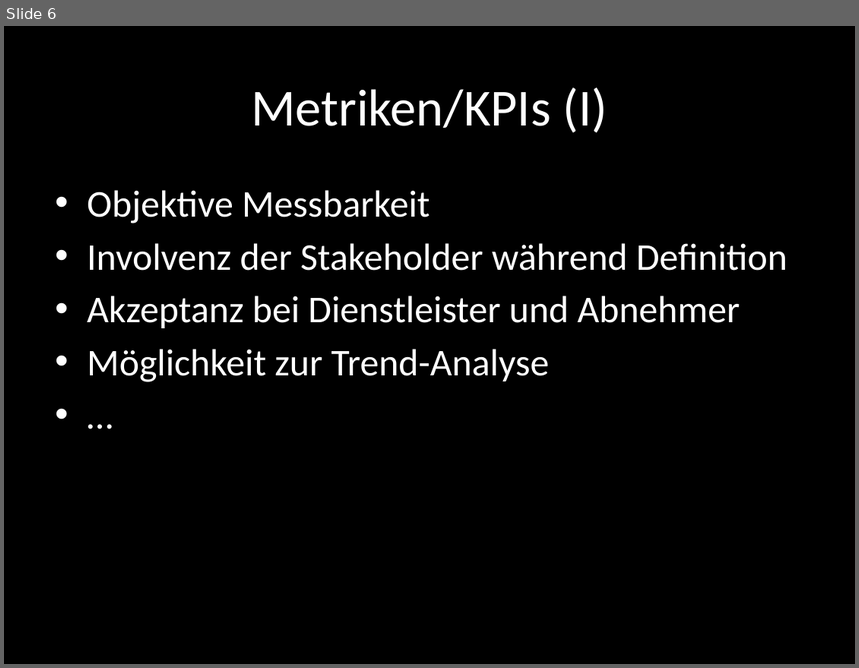
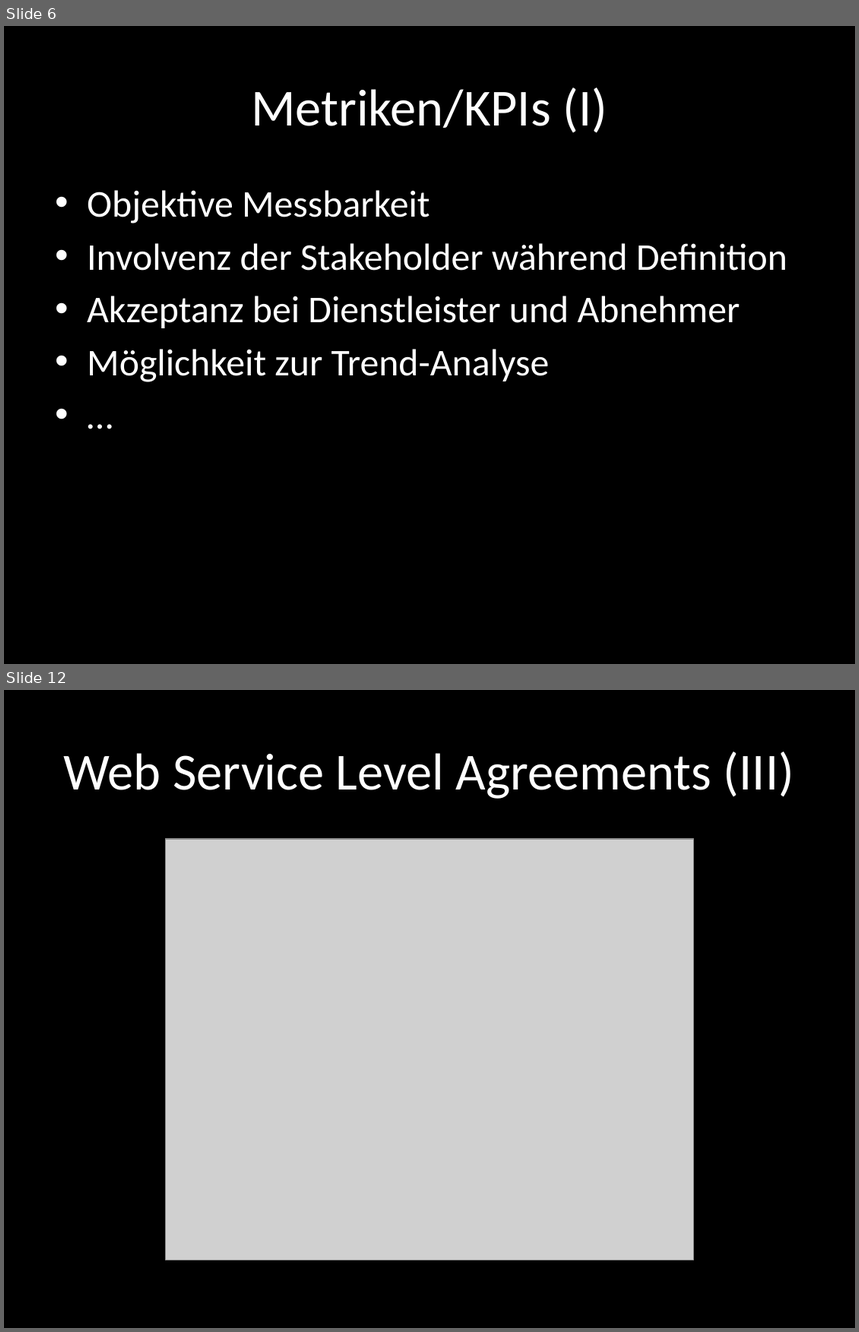
Before and after one commit to foyan/E2E, a slide deck: End-to-end Monitoring.pptx. Shown one above the other, each under a label of ours: slide 6 before the commit, slides 6 and 12 after it; the slides between them are not shown. The pictures are 859x668 and 859x1332 pixels, drawn with LibreOffice and Linux fonts; fonts in the diff are those of the drawing; grey boxes stand for pictures. Boxes give left, top, right and bottom in pixels: in the first picture for what was removed or moved away, otherwise in the second. Text is boxed around its words. In the diff, an @@ line names an element or a change of style, - is before the commit and + after.

```diff
--- a/End-to-end Monitoring.pptx
+++ b/End-to-end Monitoring.pptx
@@ slide 12 added at bbox=[4, 690, 855, 1328], background #000000 @@
@@ title added at bbox=[63, 752, 794, 799], 44 pt, text #FFFFFF @@
+Web Service Level Agreements (III)
@@ picture added at bbox=[165, 839, 693, 1260] @@
```
Also in this commit, not shown: 1 slide changed, 12 other slides added, 1 slide removed, 2 other files.
